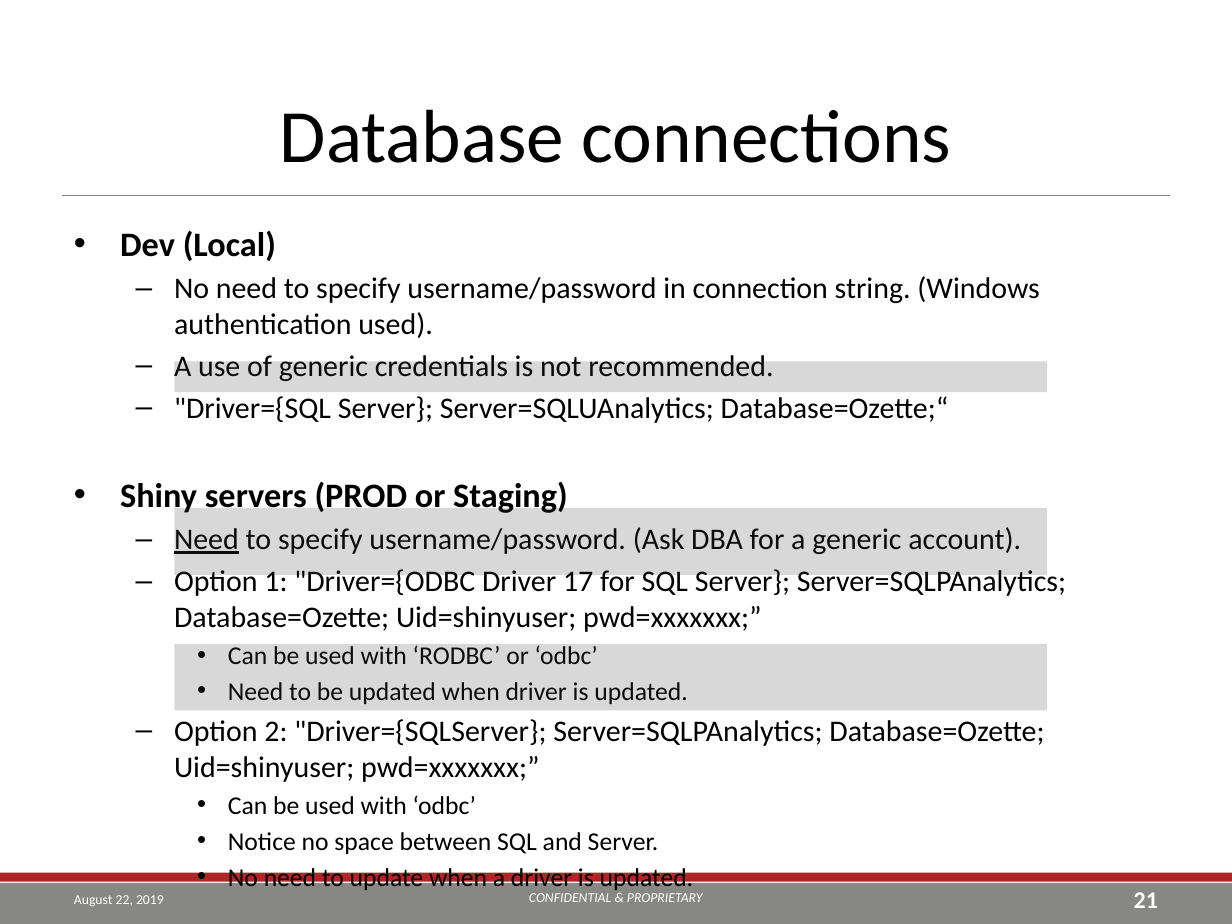
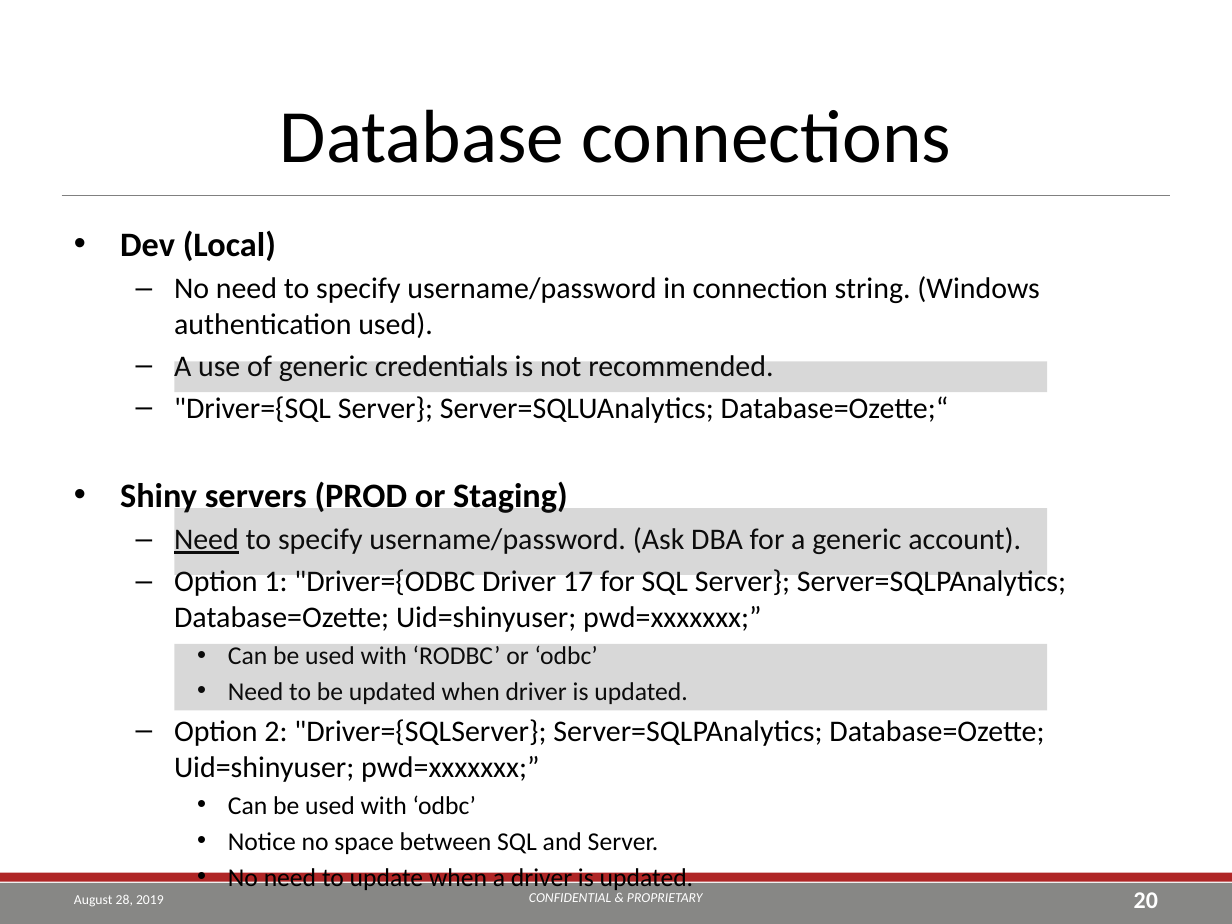
Before and after one commit to TEA-Analytics/ShinyWorkshop, a slide deck: slide 20 of Day 2.pptx (slide 21 before the commit). Drawn at 1232x924 pixels with LibreOffice and Linux fonts; fonts in the diff are those of the drawing; background and template pictures are left out. Boxes give left, top, right and bottom in pixels: in the first picture for what was removed or moved away, otherwise in the second. Text is boxed around its words. In the diff, an @@ line names an element or a change of style, - is before the commit and + after.

```diff
--- a/Day 2.pptx
+++ b/Day 2.pptx
@@ text at [74,895,164,906]: text changed @@
-August 22, 2019
+August 28, 2019
@@ page number at [1134,892,1158,908]: text changed @@
-21
+20
```
Also in this commit, not shown: 49 other slides changed, 2 slides added.
